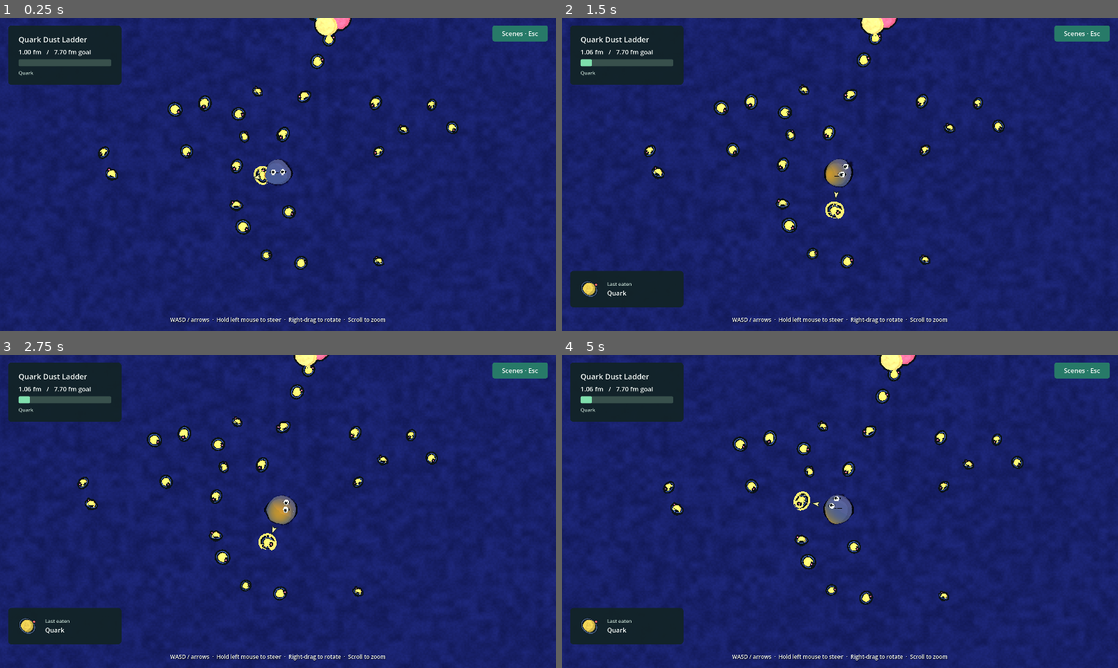
Above: before the commit, frames 1-4 (two rows, left to right).
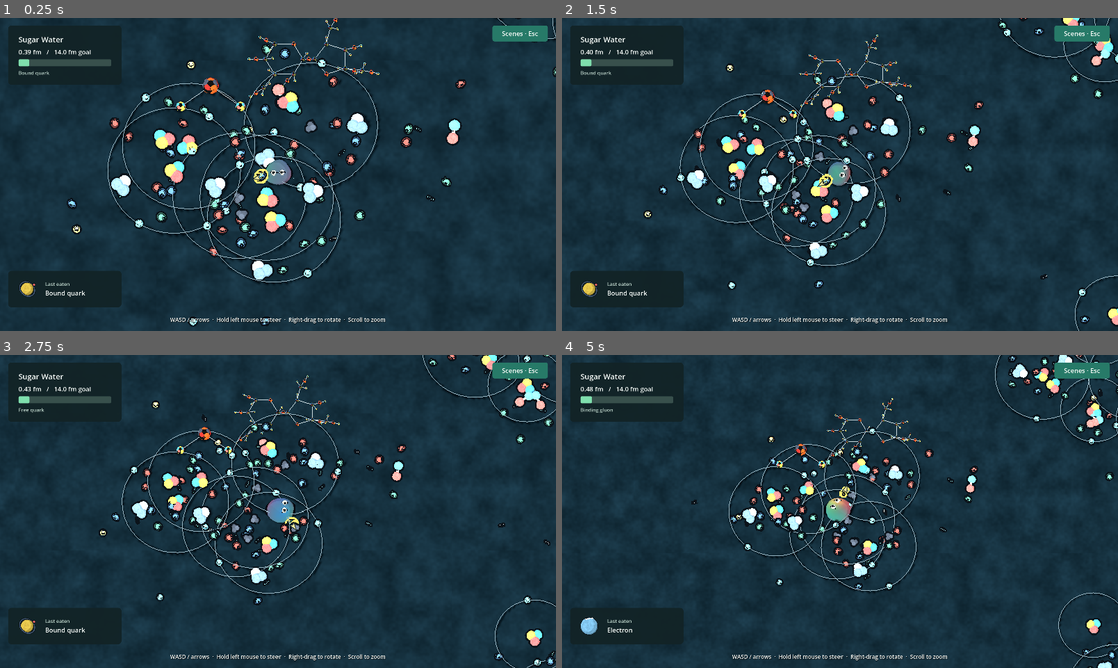
Above: after the commit, the same moments.

Repository: armantark/gray-goo
Game: Godot game, scene res://main.tscn
Two runs of this game, one before a commit and one after it. Both use one fixed random seed, a clock stepped at 60 frames per second and the inputs below.
Inputs (mouse positions are in pixels of both pictures, inside the frame that each line leads up to):
- Up to frame 1 (0.25 s): no input
- Up to frame 2 (1.5 s): move the mouse to (962, 158) at 0.52 s; hold D (move_right) 0.53-1.25 s; click (962, 158) at 0.67 s; drag from (728, 190) to (812, 237) at 1.27 s
- Up to frame 3 (2.75 s): move the mouse to (333, 442) at 2.02 s; hold D (move_right) from 2.03 s (still down)
- Up to frame 4 (5 s): release D (move_right) at 2.75 s; drag from (812, 574) to (673, 464) at 2.77 s; move the mouse to (1006, 558) at 3.52 s; hold A (move_left) 3.53-4.25 s; drag from (673, 464) to (756, 433) at 4.27 s

The runs differ from the first frame. In frame 1, 95% of the frame differs, in the area x 0-100%, y 0-100%; in frame 2, 93%; in frame 3, 93%; in frame 4, 93%.
Error before the commit: Invalid access to property or key 'nucleus' on a base object of type 'Dictionary'. (res://src/art.gd:108)

Commit message:
Keep each growing scene connected to its surrounding world.
Load the four complete level layouts with their terrain, lighting, textures, and moving backgrounds. Preserve the body-length speed law while the camera follows growth within each view, and gate food and local water by the active tier.

All twenty tier budgets close, and every sampled food object has a visible whole. Full native routes are in progress after the final layout pass.

Diff:
--- a/src/game.gd
+++ b/src/game.gd
@@ -90,8 +90,17 @@
 	world.player_radius = goo.radius
 	# Speed is a constant number of body lengths per second, so a speck and a giant feel the same.
 	goo.set_drive(rig.movement_direction(), BODY_LENGTHS_PER_SECOND * goo.radius * 2.0 * hud.movement_speed)
+	_consume_foods()
+	_consume_pools(delta)
+	_update_scale()
+	if not _won and _volume >= pow(world.config.goal_radius, 3.0):
+		_complete()
+
+func _consume_foods() -> void:
 	var eaten := 0
 	for food in world.foods:
+		if is_instance_valid(food) and food.active and food.touched.has_connections() and goo.touches(food.center(), food.radius):
+			food.touched.emit()
 		if not world.is_edible(food, goo.radius):
 			continue
 		if goo.touches(food.center(), food.radius * 0.72):
@@ -99,8 +108,10 @@
 			eaten += 1
 			if eaten == 5:
 				break
+
+func _consume_pools(delta: float) -> void:
 	for pool in world.pools:
-		if pool.remaining_volume <= 0.00001:
+		if not pool.is_edible(_tier, goo.radius):
 			continue
 		var contact := Vector3.ZERO
 		var portion := 0.0
@@ -113,13 +124,18 @@
 		if portion > 0.0:
 			_add_growth(portion, pool.pigment, contact)
 			hud.show_meal("Spacetime fabric" if _level == 3 else "Water", "", pool.pigment)
+
+func _update_scale() -> void:
 	while _tier + 1 < world.config.jumps.size() and goo.radius >= float(world.config.jumps[_tier + 1].radius):
 		_tier += 1
 		world.advance_scale(_tier)
 		rig.reveal(float(world.config.jumps[_tier].view_size))
 		print("LEVEL_TIER ", _level, " ", _tier, " ", world.config.tiers[_tier])
-	if not _won and _volume >= pow(world.config.goal_radius, 3.0):
-		_complete()
+	var jump: Dictionary = world.config.jumps[_tier]
+	var growth_view: float = float(jump.view_size) * goo.radius / float(jump.radius)
+	if _tier + 1 < world.config.jumps.size():
+		growth_view = minf(growth_view, float(world.config.jumps[_tier + 1].view_size) * 0.82)
+	rig.reveal(growth_view)
 
 func _eat(food: Food) -> void:
 	var portion := food.remaining_volume()
@@ -178,7 +194,7 @@
 		target_name = target.title
 	else:
 		for pool in world.pools:
-			if pool.remaining_volume > 0.00001:
+			if pool.is_edible(_tier, goo.radius):
 				target_position = pool.closest_point(goo.global_position)
 				target_name = "Spacetime fabric" if _level == 3 else "Water"
 				break
--- a/src/world.gd
+++ b/src/world.gd
@@ -8,43 +8,22 @@
 var player_radius := 0.5
 var _level := 0
 var current_tier := 0
-var _currents: Array[Food] = []
+var _layout: RefCounted
 var _time := 0.0
 var _rng := RandomNumberGenerator.new()
 
 func build(level_index: int) -> void:
 	_level = level_index
 	_rng.seed = 7309 + level_index * 197
-	match _level:
-		0:
-			config = {"title": "Quark Dust Ladder", "meters_per_unit": 1e-15, "initial_radius": 0.5, "goal_radius": 3.85,
-				"tiers": ["Particle soup", "Formations", "Small nuclei", "Atoms", "Molecules"],
-				"jumps": _jumps(0.5, 14.0), "start_position": Vector3(-32.0, 0.0, 29.0), "accent": Color("ffbc70")}
-			_lighting(Color("10152e"), Color("a7b9ee"), Color("ff92b1"))
-			_terrain(Color("202747"))
-			_quarks()
-		1:
-			config = {"title": "Coral Colony Tide Pool", "meters_per_unit": 0.01, "initial_radius": 0.55, "goal_radius": 3.75,
-				"tiers": ["Plankton and polyps", "Branches and shells", "Pool animals", "Rocks and water", "The pool"],
-				"jumps": _jumps(0.55, 14.0), "start_position": Vector3(-33.0, 0.0, 28.0), "accent": Color("73ead9")}
-			_lighting(Color("376f83"), Color("e2fff4"), Color("81c9ff"))
-			_terrain(Color("c9c7a1"))
-			_coral()
-		2:
-			config = {"title": "Skatepark Bowl", "meters_per_unit": 0.25, "initial_radius": 0.55, "goal_radius": 3.75,
-				"tiers": ["Litter in the gutter", "Boards and gear", "Skaters and furniture", "Rails and pipes", "The park"],
-				"jumps": _jumps(0.55, 16.0), "start_position": Vector3(-33.0, 0.0, 29.0), "accent": Color("ffaf68")}
-			_lighting(Color("8eabbc"), Color("fff0d0"), Color("98dcff"))
-			_terrain(Color("65a6b3"))
-			_skatepark()
-		3:
-			config = {"title": "Tablecloth of Everything", "meters_per_unit": 1e21, "initial_radius": 0.6, "goal_radius": 3.8,
-				"tiers": ["Stars", "Nebulae and clusters", "Galaxies", "Groups and clusters", "The web"],
-				"jumps": _jumps(0.6, 14.0), "start_position": Vector3(-32.0, 0.0, 26.0), "accent": Color("c5a6ff")}
-			_lighting(Color("080b1a"), Color("c9c5ff"), Color("679be8"))
-			_terrain(Color("080b1a"), false)
-			_cosmos()
-	player_radius = float(config["initial_radius"])
+	var layouts := [preload("res://src/levels/sugar_water.gd"), preload("res://src/levels/tide_pool.gd"),
+		preload("res://src/levels/skatepark.gd"), preload("res://src/levels/cosmic_web.gd")]
+	_layout = layouts[level_index].new()
+	config = _layout.definition()
+	field = config.field
+	_lighting(config.background_color, config.key_color, config.fill_color)
+	_terrain(config.ground_color, config.get("visible_ground", true))
+	_layout.build(self)
+	player_radius = float(config.initial_radius)
 	_walls()
 
 func get_start() -> Vector3:
@@ -53,17 +32,12 @@
 	return point
 
 func get_ground_height(point: Vector3) -> float:
-	if _level != 2:
-		return 0.0
-	# The floor and the native collision mesh sample this same bowl profile.
-	var distance := Vector2((point.x - 16.0) / 1.2, point.z + 6.0).length()
-	var slope := clampf((distance - 9.0) / 10.0, 0.0, 1.0)
-	return -2.6 * (1.0 - slope * slope * (3.0 - 2.0 * slope))
+	return _layout.ground_height(point)
 
 func get_obstacles(center: Vector3, reach: float) -> Array:
 	var result: Array = []
 	for food in foods:
-		if not is_instance_valid(food) or not food.active or is_edible(food, player_radius):
+		if not is_instance_valid(food) or not food.active or food.collider_radius <= 0.0 or is_edible(food, player_radius):
 			continue
 		var offset := Vector2(food.global_position.x - center.x, food.global_position.z - center.z)
 		if offset.length_squared() > pow(reach + food.collider_radius, 2):
@@ -87,16 +61,13 @@
 			nearest = food
 	return nearest
 
-func _jumps(initial_radius: float, first_view: float) -> Array[Dictionary]:
-	return [{"radius": initial_radius, "view_size": first_view},
-		{"radius": 0.85, "view_size": 18.0}, {"radius": 1.35, "view_size": 23.0},
-		{"radius": 2.1, "view_size": 30.0}, {"radius": 3.0, "view_size": 38.0}]
-
 func is_edible(food: Food, goo_radius: float) -> bool:
 	return is_instance_valid(food) and food.active and food.tier <= current_tier and food.threshold <= goo_radius
 
 func advance_scale(tier_index: int) -> void:
 	current_tier = tier_index
+	if config.jumps[tier_index].has("meters_per_unit"):
+		config.meters_per_unit = config.jumps[tier_index].meters_per_unit
 
 func _add_food(kind: String, at: Vector2, size: float, threshold: float, volume: float,
 		label: String, moving: bool = false, tier: int = 0, parent: Food = null, lift: float = 0.0) -> Food:
@@ -117,166 +88,12 @@
 	foods.append(food)
 	return food
 
-func _pool(at: Vector3, extent: Vector2, color: Color, volume: float, threshold: float = 0.0, fabric: bool = false) -> void:
+func _pool(at: Vector3, extent: Vector2, color: Color, volume: float, threshold: float = 0.0, fabric: bool = false) -> LocalPool:
 	var pool := LocalPool.new()
 	add_child(pool)
 	pool.configure(at, extent, color, volume, threshold, fabric)
 	pools.append(pool)
-
-func _patch(center: Vector2, spread: Vector2, count: int, separation: float = 0.8) -> Array[Vector2]:
-	var points: Array[Vector2] = []
-	for i in range(count):
-		var candidate := center
-		for attempt in range(40):
-			candidate = center + Vector2(_rng.randfn(0.0, 0.48), _rng.randfn(0.0, 0.48)).clamp(Vector2(-1, -1), Vector2(1, 1)) * spread
-			candidate = candidate.clamp(field.position + Vector2(5, 5), field.end - Vector2(5, 5))
-			var clear := true
-			for other in points:
-				if other.distance_squared_to(candidate) < separation * separation:
-					clear = false
-					break
-			if clear:
-				break
-		points.append(candidate)
-	return points
-
-func _quarks() -> void:
-	var pockets := [Vector2(-32, 28), Vector2(-15, 12), Vector2(5, 30),
-		Vector2(30, 9), Vector2(12, -13), Vector2(-24, -31), Vector2(33, -31)]
-	var counts := [24, 18, 16, 20, 14, 16, 12]
-	for region in range(pockets.size()):
-		var center: Vector2 = pockets[region]
-		var spread := Vector2(_rng.randf_range(5.0, 8.0), _rng.randf_range(3.0, 6.0))
-		var points := _patch(center, spread, counts[region], 0.8)
-		for i in range(points.size()):
-			var moving := i < 2
-			var particle := _add_food("quark", points[i], _rng.randf_range(0.2, 0.29), 0.34, 0.025, "Quark", moving)
-			if moving:
-				particle.drift = Vector3(_rng.randf_range(-0.12, 0.12), 0.0, _rng.randf_range(-0.12, 0.12))
-				_currents.append(particle)
-		# Loose assemblies grow along short, differently oriented local chains.
-		var direction := Vector2.from_angle(_rng.randf_range(-PI, PI))
-		var at := center + direction * 3.0
-		var assemblies := 2 if region == 6 else 3
-		for i in range(assemblies):
-			at += direction.rotated(_rng.randf_range(-0.65, 0.65)) * _rng.randf_range(2.8, 4.3)
-			var proton := _add_food("proton", at, _rng.randf_range(0.76, 0.98), 0.9, 0.48, "Proton")
-			for part in range(3):
-				var phi := part * TAU / 3.0 + _rng.randf_range(-0.22, 0.22)
-				_add_food("quark", Vector2.from_angle(phi) * proton.radius * 0.92, 0.25, 0.43, 0.04, "Bound quark", false, 0, proton, 0.04)
-	for center in [Vector2(-5, 7), Vector2(17, 32), Vector2(36, -5), Vector2(-31, -17)]:
-		for at in _patch(center, Vector2(9, 7), 3, 3.5):
-			_add_food("nucleus", at, _rng.randf_range(1.35, 1.65), 1.65, 1.5, "Nucleus", false, 1)
-	for at in [Vector2(-39, 14), Vector2(-12, -30), Vector2(16, -27), Vector2(37, 31), Vector2(37, -35)]:
-		_add_food("nucleus", at, _rng.randf_range(2.3, 2.7), 2.45, 4.0, "Heavy nucleus", false, 0 if at == Vector2(-39, 14) else 1)
-	var final := _add_food("nucleus", Vector2(5, -39), 3.5, 3.65, 10.0, "Atomic heart", false, 1)
-	final.milestone = true
-
-func _coral() -> void:
-	var beds := [Vector2(-33, 27), Vector2(-14, 10), Vector2(9, 28),
-		Vector2(33, 8), Vector2(16, -18), Vector2(-26, -29), Vector2(32, -35)]
-	_pool(Vector3(-29, 0.12, 24), Vector2(12, 9), Color(0.14, 0.7, 0.8, 0.59), 1.0)
-	_pool(Vector3(-9, 0.1, 9), Vector2(14, 10), Color(0.15, 0.66, 0.76, 0.64), 1.0)
-	_pool(Vector3(29, 0.12, 8), Vector2(13, 17), Color(0.14, 0.7, 0.8, 0.59), 1.5)
-	_pool(Vector3(-12, 0.1, -29), Vector2(18, 11), Color(0.15, 0.66, 0.76, 0.64), 1.5)
-	for region in range(beds.size()):
-		var center: Vector2 = beds[region]
-		var drift_direction := Vector2.from_angle(_rng.randf_range(-PI, PI))
-		var plankton_count: int = [18, 9, 14, 7, 11, 16, 9][region]
-		for i in range(plankton_count):
-			var at := center + drift_direction * _rng.randf_range(-6.0, 7.0)
-			at += drift_direction.orthogonal() * _rng.randfn(0.0, 1.3)
-			var plankton := _add_food("plankton", at, _rng.randf_range(0.21, 0.29), 0.33, 0.012, "Plankton", i == 0)
-			if i == 0:
-				plankton.drift = Vector3(drift_direction.x, 0.0, drift_direction.y) * 0.12
-				_currents.append(plankton)
-		for at in _patch(center + Vector2(2, 3), Vector2(7, 4), [7, 3, 4, 6, 3, 8, 4][region], 1.0):
-			_add_food("shell", at, _rng.randf_range(0.32, 0.48), 0.48, 0.045, "Shell")
-		for at in _patch(center + Vector2(-5, 0), Vector2(4, 7), [2, 4, 2, 5, 3, 3, 2][region], 1.7):
-			_add_food("rock", at, _rng.randf_range(0.65, 1.1), 1.25, 0.15, "Tide stone")
-		for at in _patch(center + Vector2(4, -3), Vector2(6, 5), [2, 1, 3, 2, 2, 1, 3][region], 2.8):
-			var coral := _add_food("coral_branch", at, _rng.randf_range(0.95, 1.2), 0.83, 0.38, "Coral branch")
-			_polyps(coral, 4, 0.23, 0.44, 0.027, 0)
-	for center in [Vector2(-23, -9), Vector2(27, 29), Vector2(24, -26)]:
-		for at in _patch(center, Vector2(10, 7), 3, 3.8):
-			var colony := _add_food("coral_branch", at, _rng.randf_range(1.7, 2.05), 1.6, 1.4, "Coral colony", false, 1)
-			_polyps(colony, 4, 0.4, 1.05, 0.07, 1)
-	for at in [Vector2(-40, 17), Vector2(39, -18), Vector2(6, -34), Vector2(2, 39)]:
-		_add_food("coral_fan", at, _rng.randf_range(2.65, 3.0), 2.45, 4.0, "Coral fan", false, 0 if at == Vector2(-40, 17) else 1)
-	var final := _add_food("coral_fan", Vector2(-11, -39), 3.7, 3.55, 9.0, "Great coral crown", false, 1)
-	final.milestone = true
-
-func _polyps(coral: Food, count: int, size: float, threshold: float, volume: float, tier: int) -> void:
-	for i in range(count):
-		var angle := i * TAU / count + _rng.randf_range(-0.3, 0.3)
-		# Low branch tips keep living parts reachable before the colony is edible.
-		var at := Vector2.from_angle(angle) * coral.radius * _rng.randf_range(0.6, 0.83)
-		_add_food("polyp", at, size, threshold, volume, "Living polyp", false, tier, coral, size * _rng.randf_range(0.2, 0.65))
-
-func _skatepark() -> void:
-	var spots := [Vector2(-33, 29), Vector2(-13, 15), Vector2(16, 25),
-		Vector2(34, -5), Vector2(14, -7), Vector2(-27, -22), Vector2(27, -34)]
-	for region in range(spots.size()):
-		var center: Vector2 = spots[region]
-		for at in _patch(center, Vector2(7, 5), [18, 9, 12, 6, 15, 14, 10][region], 0.85):
-			_add_food("wheel", at, _rng.randf_range(0.26, 0.36), 0.4, 0.032, "Loose wheel")
-		var deck_count: int = [6, 3, 4, 5, 6, 3, 5][region]
-		for at in _patch(center + Vector2(5, -3), Vector2(9, 6), deck_count, 2.1):
-			var moving := region == 1 or region == 4
-			var board := _add_food("board", at, _rng.randf_range(0.9, 1.2), 0.73, 0.25, "Skate deck", moving)
-			if moving:
-				board.linear_velocity = Vector3(_rng.randf_range(-0.3, 0.3), 0.0, _rng.randf_range(-0.3, 0.3))
-	for center in [Vector2(-8, 30), Vector2(11, 2), Vector2(31, -27)]:
-		for i in range(6):
-			var at: Vector2 = center + Vector2(_rng.randf_range(-6, 6), _rng.randf_range(-5, 5))
-			var board := _add_food("skateboard", at, _rng.randf_range(1.25, 1.65), 1.2, 0.7, "Skateboard", i == 0)
-			if i == 0:
-				board.linear_velocity = Vector3(0.4, 0.0, -0.25)
-	for at in [Vector2(-30, 14), Vector2(-17, 34), Vector2(-8, -2), Vector2(2, 23), Vector2(31, 18),
-		Vector2(39, -14), Vector2(-39, -19), Vector2(-13, -25), Vector2(11, -35), Vector2(36, -37)]:
-		var rail := _add_food("rail", at, _rng.randf_range(1.8, 2.2), 1.7, 1.1, "Practice rail")
-		rail.rotation.y = _rng.randf_range(-0.5, 0.5) + (PI * 0.5 if at.x < 0 else 0.0)
-	for at in [Vector2(-40, 19), Vector2(-2, 37), Vector2(38, 34), Vector2(39, 0), Vector2(5, -39)]:
-		var ramp := _add_food("ramp", at, _rng.randf_range(2.6, 3.0), 2.25, 2.8, "Quarter pipe")
-		ramp.rotation.y = atan2(16.0 - at.x, -6.0 - at.y)
-	var final := _add_food("ramp", Vector2(-26, -38), 3.7, 3.6, 8.0, "Big quarter pipe")
-	final.milestone = true
-	# Coping follows the actual off-center elliptical bowl, not the equipment layout.
-	var tube := SurfaceTool.new()
-	tube.begin(Mesh.PRIMITIVE_TRIANGLES)
-	for i in range(96):
-		var angle := float(i) / 96.0 * TAU
-		var next_angle := float(i + 1) / 96.0 * TAU
-		var a := Vector3(16.0 + cos(angle) * 22.8, 0.035, -6.0 + sin(angle) * 19.0)
-		var b := Vector3(16.0 + cos(next_angle) * 22.8, 0.035, -6.0 + sin(next_angle) * 19.0)
-		var side := (b - a).cross(Vector3.UP).normalized() * 0.1
-		for point in [a - side, b + side, a + side, a - side, b - side, b + side]:
-			tube.set_normal(Vector3.UP)
-			tube.add_vertex(point)
-	add_child(Art.mesh_node(tube.commit(), Color("d4eee7")))
-
-func _cosmos() -> void:
-	_pool(Vector3(0, 0.1, 0), Vector2(44, 43), Color(0.22, 0.36, 0.67, 0.8), 24.0, 3.3, true)
-	var groups := [Vector2(-32, 26), Vector2(-12, 10), Vector2(13, 30),
-		Vector2(31, 6), Vector2(9, -13), Vector2(-25, -28), Vector2(27, -31)]
-	for region in range(groups.size()):
-		var center: Vector2 = groups[region]
-		var direction := Vector2.from_angle(_rng.randf_range(-PI, PI))
-		var count: int = [24, 14, 19, 15, 22, 12, 20][region]
-		var points := _patch(center, Vector2(6, 5), count - 8, 0.8)
-		for i in range(8):
-			var distance := _rng.randf_range(3.0, 12.0)
-			points.append(center + direction * distance + direction.orthogonal() * _rng.randfn(0.0, 1.4))
-		for at in points:
-			_add_food("knot", at, _rng.randf_range(0.21, 0.3), 0.4, 0.02, "Cosmic knot")
-		var galaxy_count: int = [4, 2, 5, 3, 3, 4, 3][region]
-		for at in _patch(center + direction * 5.0, Vector2(8, 6), galaxy_count, 2.6):
-			_add_food("galaxy", at, _rng.randf_range(0.85, 1.25), 0.78, 0.3, "Galaxy")
-	for center in [Vector2(-23, 15), Vector2(1, 27), Vector2(31, -16), Vector2(-7, -31)]:
-		for at in _patch(center, Vector2(10, 8), 4, 3.9):
-			_add_food("galaxy", at, _rng.randf_range(1.7, 2.15), 1.55, 1.25, "Spiral galaxy", false, 0 if center == Vector2(-23, 15) else 1)
-	for at in [Vector2(-37, -33), Vector2(34, 33), Vector2(34, -35), Vector2(4, -37)]:
-		_add_food("knot", at, _rng.randf_range(2.4, 2.8), 2.35, 2.4, "Spacetime knot", false, 1)
+	return pool
 
 func _lighting(background: Color, key: Color, rim: Color) -> void:
 	var environment := WorldEnvironment.new()
@@ -304,7 +121,7 @@
 func _terrain(color: Color, visible_surface: bool = true) -> void:
 	var vertices := PackedVector3Array()
 	var normals := PackedVector3Array()
-	var resolution := 128 if _level == 2 else 1
+	var resolution := 128 if _level in [1, 2] else 1
 	for z in range(resolution):
 		for x in range(resolution):
 			var corners: Array[Vector3] = []
@@ -327,7 +144,7 @@
 	mesh.add_surface_from_arrays(Mesh.PRIMITIVE_TRIANGLES, arrays)
 	if visible_surface:
 		var surface := Art.mesh_node(mesh, color)
-		surface.material_override = Art.ground_material(color, [3.0, 3.0, 5.0, 1.0][_level])
+		surface.material_override = Art.ground_material(color, [3.0, 3.0, 5.0, 12.0][_level], load(config.ground_texture))
 		add_child(surface)
 	var body := StaticBody3D.new()
 	add_child(body)
@@ -361,8 +178,4 @@
 
 func _physics_process(delta: float) -> void:
 	_time += delta
-	for food in _currents:
-		if not is_instance_valid(food) or not food.active:
-			continue
-		var phase := food.global_position.x * 0.17 + food.global_position.z * 0.11
-		food.drift = Vector3(0.11 * cos(_time * 0.13 + phase), 0.0, 0.09 * sin(_time * 0.17 + phase))
+	_layout.step(delta)
